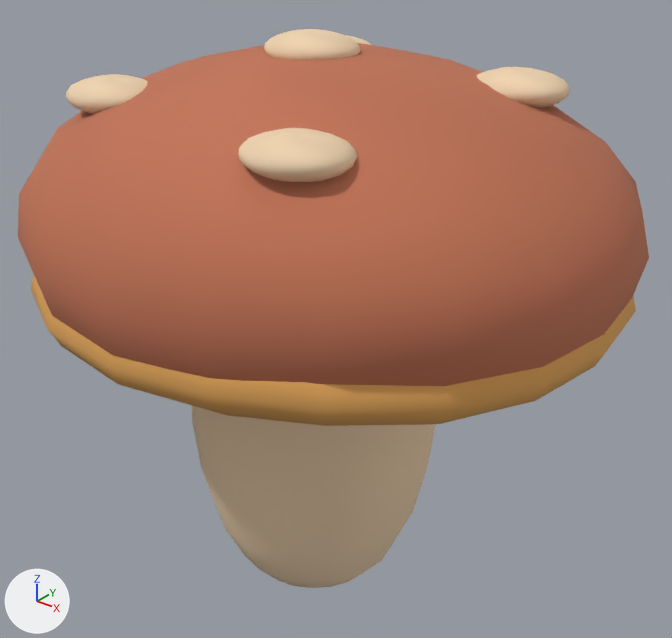
An edit to the glTF model examples/mushroom.glb, drawn before and after from the same camera.
Camera for both pictures: a camera (50 mm lens) standing at (0.415, -0.492, 0.558) and looking at (0.014, 0.009, 0.247). The lights are fixed; the arrows at lower left show +X, +Y and +Z. The picture after the commit comes second. Vertices at exactly the same position are counted once.

In view in the first picture: 'Mushroom'.
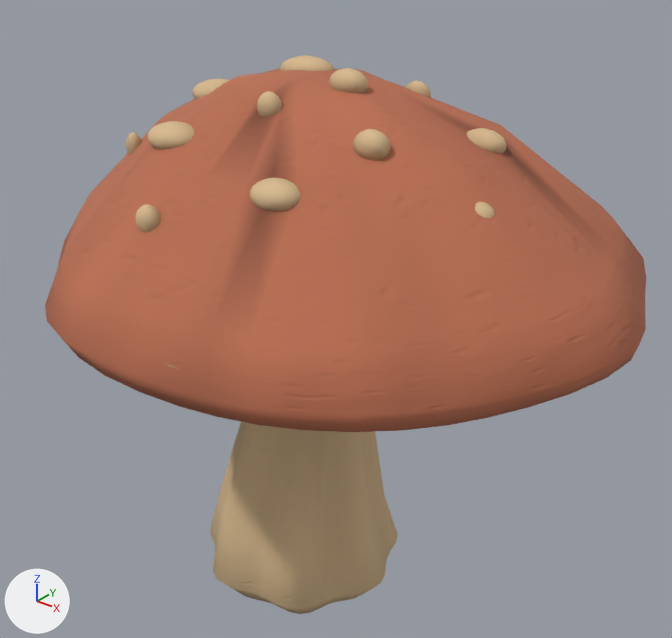
What differs and where, as boxes [x1, y1, x2, y2] in the pictures (672 x 638 px):
'Mushroom', reshaped
    before: [18, 29, 649, 588]
    after: [45, 55, 646, 614]
part 1 of me_sphere, rebuilt
    before: [192, 406, 435, 588]
    after: [210, 422, 398, 614]
part 2 of me_sphere, rebuilt
    before: [18, 43, 649, 386]
    after: [45, 68, 646, 432]
part 3 of me_sphere, rebuilt (mostly hidden afterwards)
    before: [31, 275, 636, 426]
    after: [163, 363, 179, 369]
part 4 of me_sphere, deleted (mostly hidden)
    before: [345, 35, 371, 45]
part 5 of me_sphere, deleted (beige)
    before: [477, 67, 570, 108]
part 6 of me_sphere, deleted (beige)
    before: [238, 128, 358, 182]
part 7 of me_sphere, deleted (beige)
    before: [66, 74, 148, 113]
part 8 of me_sphere, cut back
    before: [264, 29, 360, 60]
    after: [126, 55, 506, 232]

What changed in the scene script:
```text
Change me_sphere:
    used by ob_mushroom; location = (0.0, 0.0, 0.0)
    remove me_sphere.from_pydata(...)  # 1776 vertices, 3520 faces; spans x -0.216..0.234, y -0.205..0.205, z -0.001..0.46
    add me_sphere.from_pydata(...)  # 9420 vertices, 18756 faces; spans x -0.193..0.249, y -0.2..0.201, z 0.001..0.439
    me_sphere part 1: the loose piece of 222 vertices spanning x -0.098..0.094, y -0.1..0.1, z -0.001..0.343 is rebuilt with 288 vertices and now spans x -0.099..0.103, y -0.082..0.082, z 0.001..0.3
    me_sphere part 2: the loose piece of 222 vertices spanning x -0.216..0.234, y -0.205..0.205, z 0.22..0.448 is rebuilt with 336 vertices and now spans x -0.193..0.249, y -0.2..0.201, z 0.27..0.43
    me_sphere part 3: the loose piece of 222 vertices spanning x -0.213..0.231, y -0.202..0.202, z 0.241..0.351 is rebuilt with 192 vertices and now spans x -0.181..0.239, y -0.19..0.191, z 0.26..0.302
    me_sphere part 4: the loose piece of 222 vertices spanning x -0.095..-0.027, y 0.07..0.13, z 0.414..0.438 is deleted
    me_sphere part 5: the loose piece of 222 vertices spanning x 0.085..0.153, y 0.04..0.1, z 0.414..0.438 is deleted
    me_sphere part 6: the loose piece of 222 vertices spanning x 0.055..0.123, y -0.15..-0.09, z 0.406..0.43 is deleted
    me_sphere part 7: the loose piece of 222 vertices spanning x -0.135..-0.067, y -0.12..-0.06, z 0.407..0.431 is deleted
    me_sphere part 8: 222 vertices removed from x -0.035..0.033, y -0.03..0.03, z 0.436..0.46; 8604 vertices added at x -0.183..0.163, y -0.148..0.132, z 0.344..0.439
```
